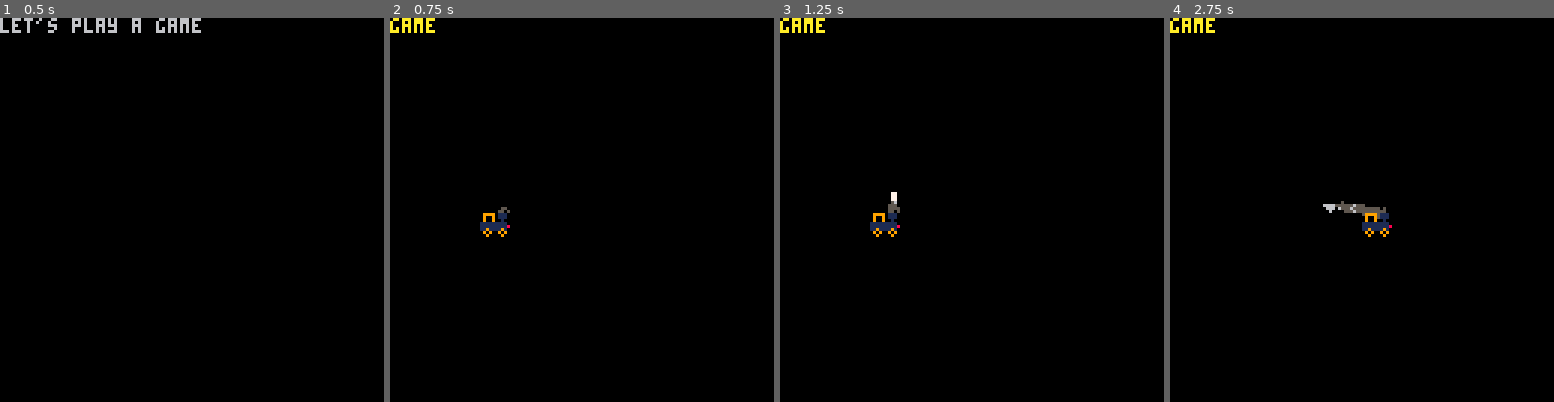
Above: before the commit, frames 1-4 (left to right).
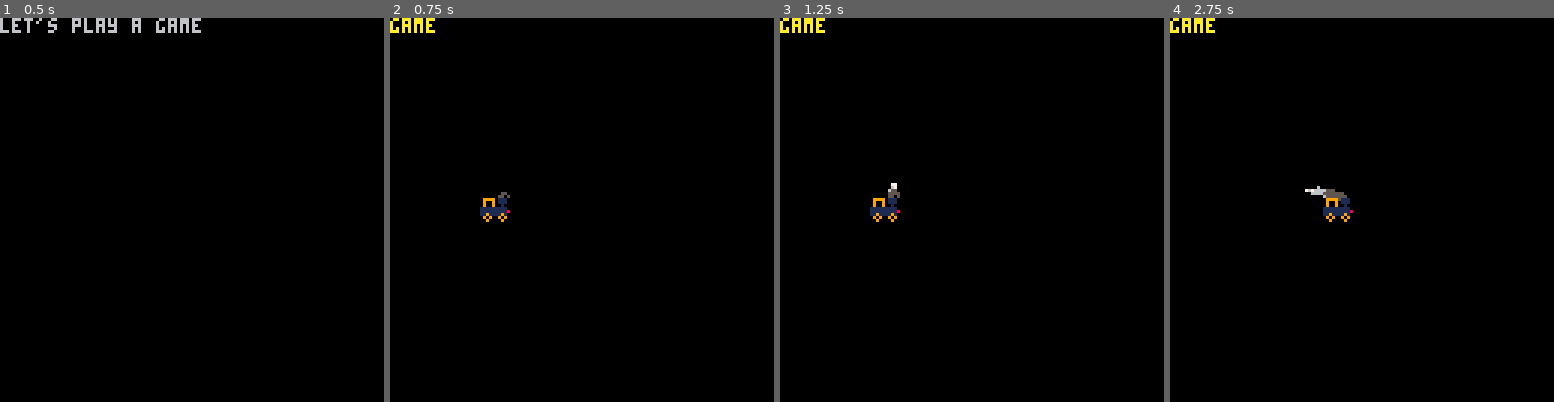
Above: after the commit, the same moments.

Repository: thoughtlesslabs/all-aboard
Game: PICO-8 cartridge all aboard.p8
Same seed, same stepped clock (60 frames per second), same inputs: the game is played once before the commit and once after it.
Inputs:
- Up to frame 1 (0.5 s): no input
- Up to frame 2 (0.75 s): tap O (Z key) at 0.7 s
- Up to frame 3 (1.25 s): no input
- Up to frame 4 (2.75 s): hold Right 1.6-2.1 s; tap O (Z key) at 1.7, 2.1, 2.5 s; hold Up 2.15-2.42 s; hold Right from 2.47 s (still down)

Frame 1 is identical in both runs. In frame 2, 0.5% of the frame differs, in the area x 23-32%, y 45-58%; in frame 3, 0.6%; in frame 4, 1.0%, in the area x 35-58%, y 43-58%.

Commit message:
Start of jumping working. Fixed smoke

Diff:
--- a/all aboard.p8
+++ b/all aboard.p8
@@ -114,28 +114,24 @@
 		t.d=8
 		t.m=true
 	end
-	if btnp(2) then
-		jump()
+	if btn(2) then
+		t.dy=-2
 	end
 	t.m=false
 	if t.m==false then
-		t.dx=t.dx/1.2
-		t.dy=t.dy/1.2
-	end
-	if t.y<t.oy then
-		t.dy-=2
-	else
+		t.dx=t.dx/2
+		if t.y<t.oy-20 then
+			t.x+=2*t.dx
+			t.dy=2
+		end
+	end
+	if t.y > t.oy then
+		t.y=t.oy
+	end
 	t.y+=t.dy
-	end
 	t.x+=t.dx
 	t.x=mid(5,t.x,115)
-	smoke(t.x,t.y,t.d)
-end
-
-function jump()
-	for i=0,10 do
-			t.dy=-2
-	end
+	smoke(t.x,t.y,t.f,t.m)
 end
 -->8
 -- freshly squeezed
@@ -157,16 +153,16 @@
 end
 
 -- smoke
-function smoke(_x,_y,_d)
+function smoke(_x,_y,_d,_m)
 	for i=0,5 do
 		local _ang = rnd()
 		local _dx = sin(_ang)*1.5
 		local _dy = cos(_ang)*1.5
-		local _smoke = 20+rnd(15)
-		if t.d<0 then
+		local _smoke = 10+rnd(15)
+		if _d then
 			particles(_x,_y,_dx,_dy,_smoke,{5,6,7},rnd(2))
 		else
-			particles(_x+_d,_y,_dx,_dy,_smoke,{5,6,7},rnd(2))
+			particles(_x+8,_y,_dx,_dy,_smoke,{5,6,7},rnd(2))
 		end
 	end
 end
